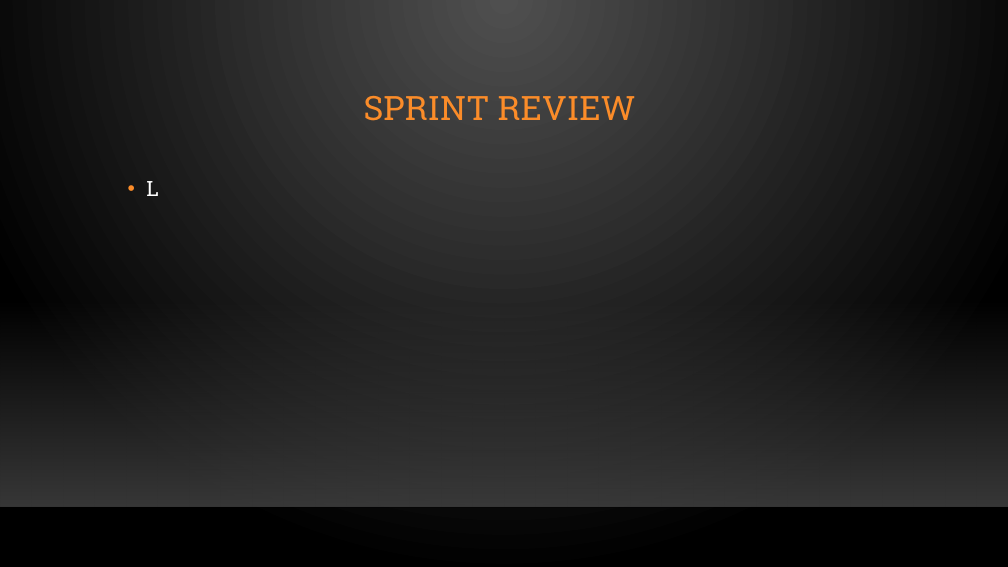
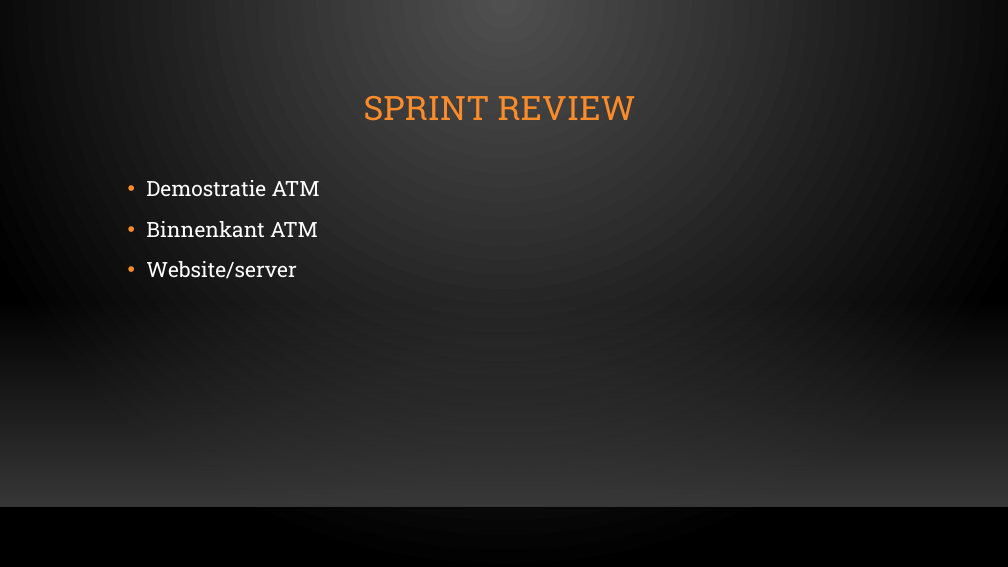
Before and after one commit to OG-netizen/Project-3-4, a slide deck: slide 2 of Sprint Planning/Scrum meeting 6.pptx. Drawn at 1008x567 pixels with LibreOffice and Linux fonts; fonts in the diff are those of the drawing; background and template pictures are left out. Boxes give left, top, right and bottom in pixels: in the first picture for what was removed or moved away, otherwise in the second. Text is boxed around its words. In the diff, an @@ line names an element or a change of style, - is before the commit and + after.

```diff
--- a/Sprint Planning/Scrum meeting 6.pptx
+++ b/Sprint Planning/Scrum meeting 6.pptx
@@ text at [146, 180, 320, 279]: text changed @@
-• L
+• Demostratie ATM
+• Binnenkant ATM
+• Website/server
```
Also in this commit, not shown: 3 slides added, 4 other files.
